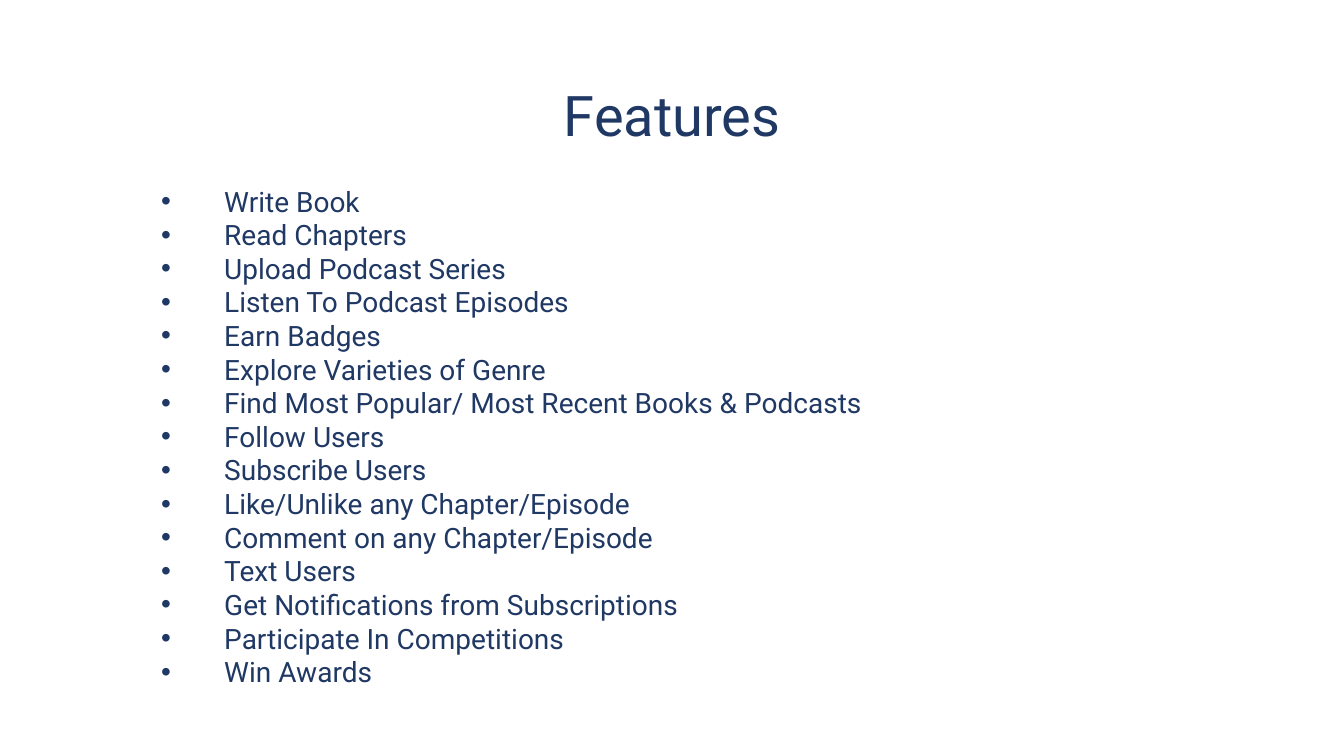
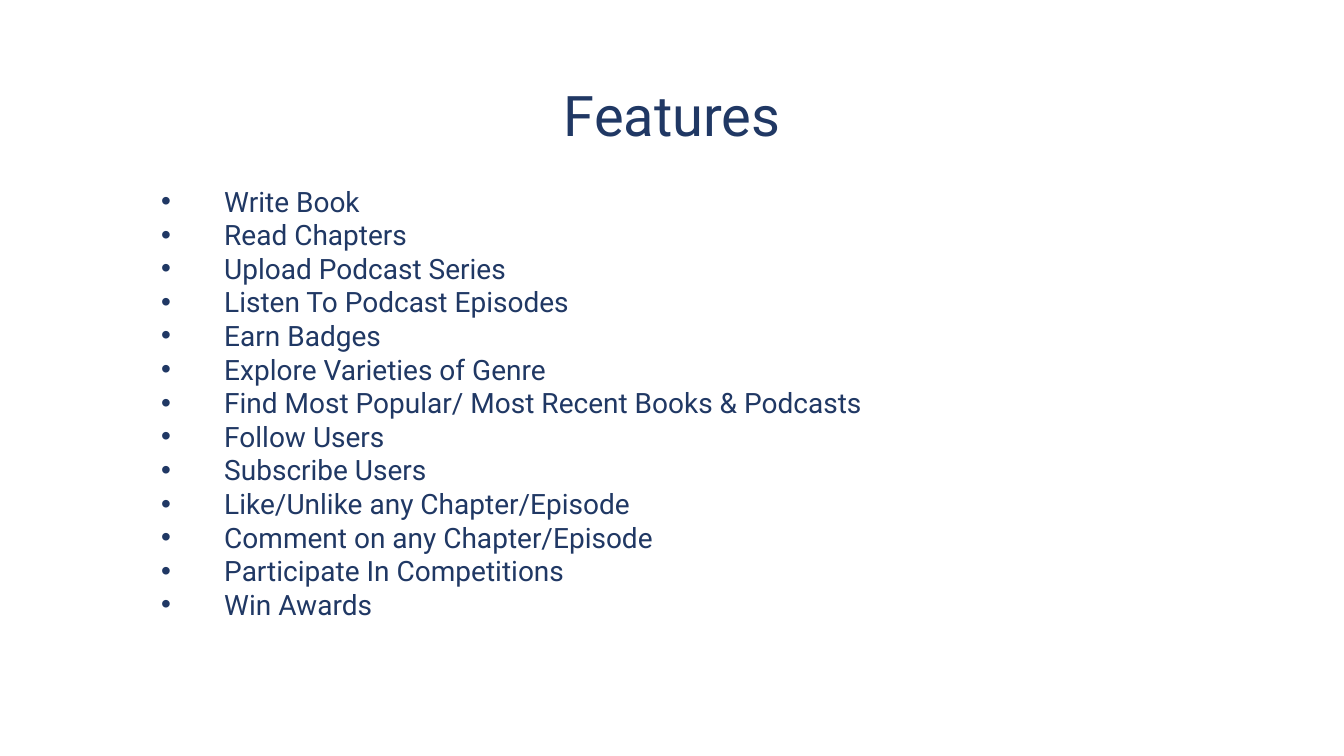
Before and after one commit to fabihatasneem/the-great-ink-society, a slide deck: slide 3 of The Great Ink Society.pptx. Drawn at 1344x756 pixels with LibreOffice and Linux fonts; fonts in the diff are those of the drawing; background and template pictures are left out. Boxes give left, top, right and bottom in pixels: in the first picture for what was removed or moved away, otherwise in the second. Text is boxed around its words. In the diff, an @@ line names an element or a change of style, - is before the commit and + after.

```diff
--- a/The Great Ink Society.pptx
+++ b/The Great Ink Society.pptx
@@ text at box(224, 561, 678, 621): paragraphs removed @@
-• Text Users
-• Get Notifications from Subscriptions
```
Also in this commit, not shown: 1 other slide changed, 1 slide added, 2 other files.
